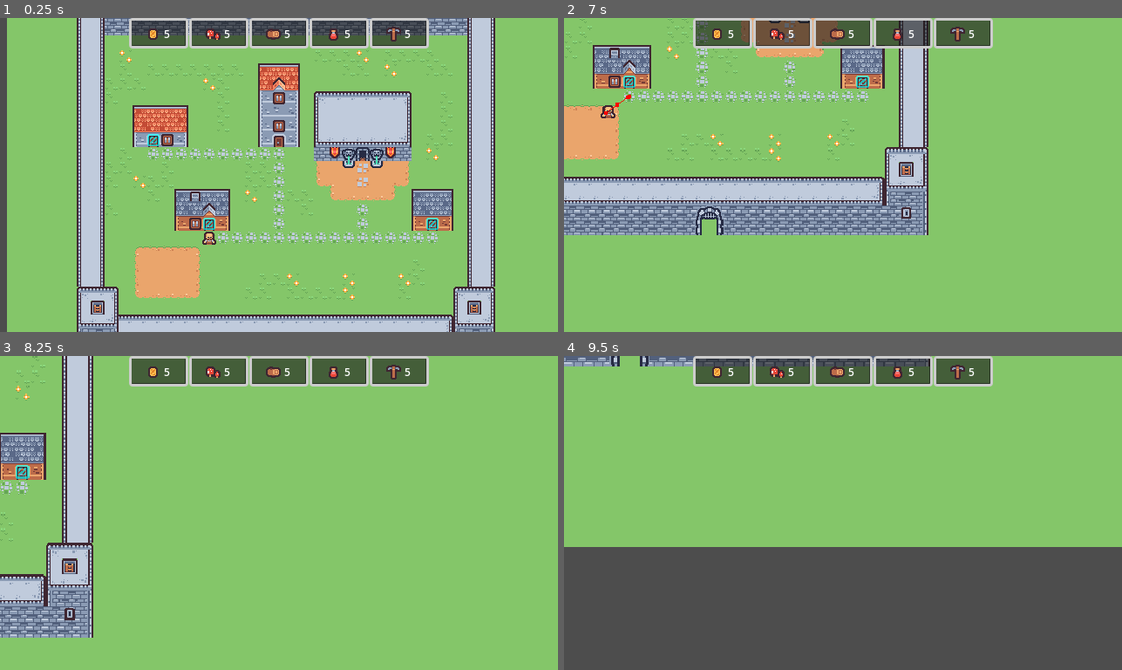
Above: before the commit, frames 1-4 (two rows, left to right).
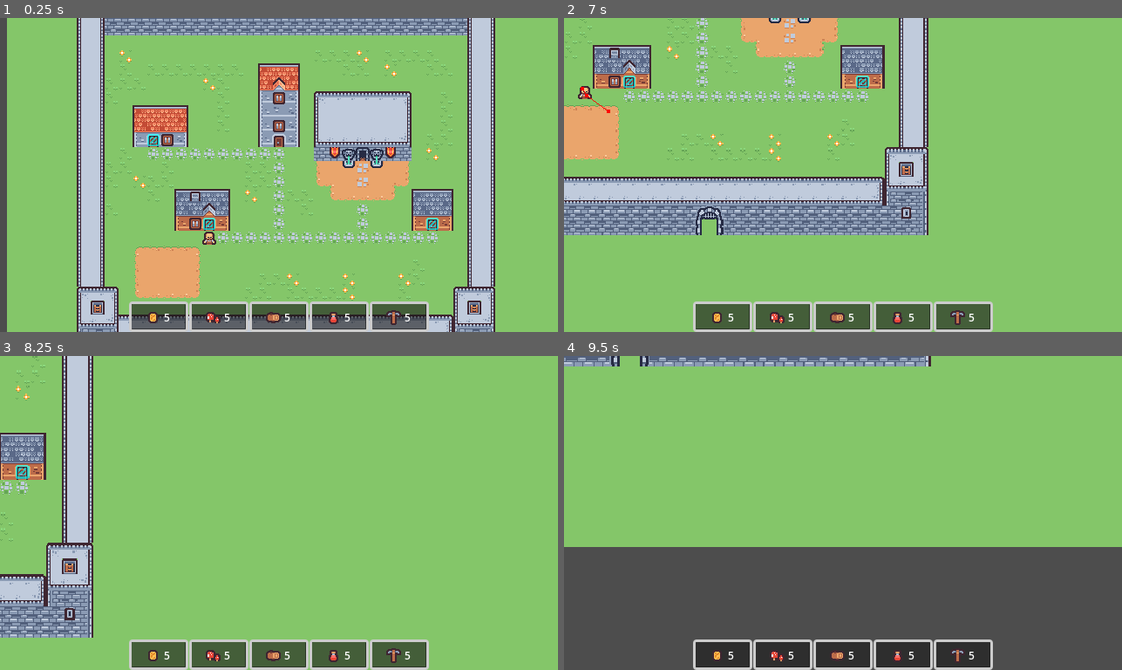
Above: after the commit, the same moments.

Repository: morie197/Cost-Village-SoloDevJam11
Game: Godot game, scene res://test_level2.tscn
The game is run twice, just before and just after one commit, with the same random seed, the same clock (stepped at 60 frames per second) and the same inputs.
Inputs (mouse positions are in pixels of both pictures, inside the frame that each line leads up to):
- Up to frame 1 (0.25 s): no input
- Up to frame 2 (7 s): tap Enter at 0.5, 3.5 s; move the mouse to (776, 237) at 0.52 s; hold D (right) 0.53-1.28 s; hold Mouse wheel down (zoom_in) 0.53-1.28 s; click (776, 237) at 0.67 s; move the mouse to (731, 190) at 1.27 s; hold S (down) 1.28-2.03 s; tap Mouse wheel up (zoom_out) every 1.5 s from 1.35 to 5.85 s; move the mouse to (898, 105) at 2.02 s; hold D (right) 2.03-2.78 s; hold Mouse wheel down (zoom_in) 2.03-2.78 s; tap Space at 2.75, 6.5 s; move the mouse to (815, 237) at 2.77 s; hold W (up) 2.78-3.53 s; click (815, 237) at 2.92 s; move the mouse to (1010, 222) at 3.52 s; hold Mouse wheel down (zoom_in) 3.53-4.28 s; hold A (left) 3.53-5.03 s; tap Q (debug) at 4.15 s; move the mouse to (675, 127) at 4.27 s; move the mouse to (870, 175) at 5.02 s; hold S (down) 5.03-5.78 s; hold Mouse wheel down (zoom_in) 5.03-5.78 s; click (870, 175) at 5.17 s; move the mouse to (759, 96) at 5.77 s; hold D (right) 5.78-6.53 s; move the mouse to (965, 159) at 6.52 s; hold W (up) from 6.53 s (still down); hold Mouse wheel down (zoom_in) from 6.53 s (still down)
- Up to frame 3 (8.25 s): move the mouse to (167, 528) at 7.27 s; release W (up) at 7.28 s; release Mouse wheel down (zoom_in) at 7.28 s; hold D (right) 7.28-8.03 s; tap Mouse wheel up (zoom_out) at 7.35 s; click (167, 528) at 7.42 s; move the mouse to (334, 443) at 8.02 s; hold S (down) from 8.03 s (still down); hold Mouse wheel down (zoom_in) from 8.03 s (still down)
- Up to frame 4 (9.5 s): move the mouse to (815, 575) at 8.77 s; release S (down) at 8.78 s; release Mouse wheel down (zoom_in) at 8.78 s; hold A (left) from 8.78 s (still down); tap Mouse wheel up (zoom_out) at 8.85 s

The runs differ from the first frame. In frame 1, 9.4% of the frame differs, in the area x 23-77%, y 0-100%; in frame 2, 10%; in frame 3, 10%; in frame 4, 10%.

Commit message:
[Add] Event system
Added an event system, taking events from a csv file, adding them to a dictionary, and randomly choosing an event, preferring unique events.

Diff:
--- a/npc.gd
+++ b/npc.gd
@@ -15,6 +15,10 @@
 @export var npc_home_name: String = "default"
 
 @onready var mouse_area = %mouse_area
+
+@onready var critical = %critical
+@onready var problem = %problem
+@onready var complaint = %complaint
 
 const NPC_UI = preload("uid://bxki08on743mw")
 
--- a/npc.tscn
+++ b/npc.tscn
@@ -2,6 +2,9 @@
 
 [ext_resource type="Script" uid="uid://bnux5no68v8bu" path="res://npc.gd" id="1_xxcha"]
 [ext_resource type="Texture2D" uid="uid://bkcj2fb7b0d3d" path="res://resources/civilian.tres" id="2_xxcha"]
+[ext_resource type="Texture2D" uid="uid://bwstmprttpr8j" path="res://assets/Style 3/emote_exclamation.png" id="3_bc6q4"]
+[ext_resource type="Texture2D" uid="uid://by5d7a7lxlmry" path="res://assets/Style 3/emote_exclamations.png" id="4_mcvl2"]
+[ext_resource type="Texture2D" uid="uid://cjs25ovx51xjl" path="res://assets/Style 3/emote_faceAngry.png" id="5_bc6q4"]
 
 [sub_resource type="RectangleShape2D" id="RectangleShape2D_xxcha"]
 size = Vector2(5, 5)
@@ -39,3 +42,39 @@
 
 [node name="CollisionShape2D" type="CollisionShape2D" parent="mouse_area" unique_id=1380445243]
 shape = SubResource("RectangleShape2D_kh24r")
+
+[node name="critical" type="TextureRect" parent="." unique_id=533345302]
+unique_name_in_owner = true
+visible = false
+z_index = 10
+offset_left = -16.0
+offset_top = -32.0
+offset_right = 16.0
+offset_bottom = -8.0
+texture = ExtResource("3_bc6q4")
+expand_mode = 1
+stretch_mode = 5
+
+[node name="problem" type="TextureRect" parent="." unique_id=110985953]
+unique_name_in_owner = true
+visible = false
+z_index = 10
+offset_left = -16.0
+offset_top = -32.0
+offset_right = 16.0
+offset_bottom = -8.0
+texture = ExtResource("4_mcvl2")
+expand_mode = 1
+stretch_mode = 5
+
+[node name="complaint" type="TextureRect" parent="." unique_id=1813001992]
+unique_name_in_owner = true
+visible = false
+z_index = 10
+offset_left = -16.0
+offset_top = -32.0
+offset_right = 16.0
+offset_bottom = -8.0
+texture = ExtResource("5_bc6q4")
+expand_mode = 1
+stretch_mode = 5
--- a/project.godot
+++ b/project.godot
@@ -18,6 +18,7 @@
 [autoload]
 
 GameManager="*uid://dt4pmqkigsao"
+EventManager="*uid://cto6xb3mc86ek"
 
 [display]
 
--- /dev/null
+++ b/resources/Jammmy - Sheet1.csv
@@ -0,0 +1,4 @@
+id,danger,text,is_choice,attributes
+distaste,safe,"{random} made a mean joke at {self} for the 5th time this week, and now {self} is upset at them.",FALSE,"{self},happiness -2"
+distaste,safe,Convince {random} to cut it out.,TRUE,"{self},happiness +1; gold -20"
+distaste,safe,Promise {random} a shiny new tool if they stop.,TRUE,"{random},happiness +2; tool -1"
--- /dev/null
+++ b/scripts/event_manager.gd
@@ -0,0 +1,112 @@
+extends Node
+
+var resource_path: String = "res://resources/Jammmy - Sheet1.csv"
+
+var events: Dictionary = {
+	"safe": {},
+	"problem":{},
+	"critical":{}
+
+}
+
+var event_chances: Dictionary = {
+	"safe": 90,
+	"problem": 10,
+	"critical": 0
+}
+
+var experienced_events: Dictionary = {
+	"safe": {},
+	"problem": {},
+	"critical": {}
+}
+
+func _unhandled_input(event):
+	if Input.is_action_just_pressed("debug"):
+		choose_random_event()
+
+# Called when the node enters the scene tree for the first time.
+func _ready():
+	create_event_dictionary()
+
+
+# Called every frame. 'delta' is the elapsed time since the previous frame.
+func _process(delta):
+	pass
+
+func create_event_dictionary():
+	var read = FileAccess.open(resource_path, FileAccess.READ)
+
+	read.get_csv_line()
+
+	while not read.eof_reached():
+		var line = read.get_csv_line()
+		var danger_level: String = line[1]
+		var danger_name: String = line[0]
+		var danger_text: String = line[2]
+		var is_choice: bool = false
+		if line[3].to_lower() == "true":
+			is_choice = true
+
+		var danger_attributes: Dictionary = {}
+		var attributes: Array = line[4].split(";")
+		for attribute in attributes:
+			var clean_attribute = attribute.strip_edges()
+			var parts: Array = clean_attribute.split(" ")
+			danger_attributes[parts[0]] = int(parts[1])
+
+		if not events.has(danger_level):
+			print("Unknown danger level: " + danger_level)
+
+		var danger_entry = {
+			"description": danger_text,
+			"attributes": danger_attributes
+		}
+
+		if events[danger_level].has(danger_name):
+			if is_choice:
+				if not events[danger_level][danger_name].has("choices"):
+					events[danger_level][danger_name]["choices"] = {}
+				var choices_length: int = events[danger_level][danger_name]["choices"].size()
+				events[danger_level][danger_name]["choices"][choices_length] = danger_entry
+			else:
+				print("Already danger with name: " + danger_name)
+
+		else:
+			events[danger_level][danger_name] = danger_entry
+
+func choose_random_event():
+	var safety_level: String
+	var cumulative_chance: int = 0
+	for chance in event_chances.values():
+		cumulative_chance += chance
+	var random_number: int = randi_range(1, cumulative_chance)
+	var cumulative_sum: int = 0
+	for level in event_chances:
+		cumulative_sum += event_chances[level]
+		if random_number <= cumulative_sum:
+			safety_level = level
+			break
+
+	if not events.has(safety_level):
+		print("No safety level with: " + safety_level)
+		return
+
+	if events[safety_level].size() == 0:
+		print("Empty safety level: " + safety_level)
+		return
+
+	var chosen_event
+
+	var unique_events: Array = events[safety_level].keys().filter(func(event) : return not experienced_events[safety_level].has(event))
+
+	if unique_events.size() == 0:
+		print("no unique events")
+		chosen_event = events[safety_level].keys()[randi_range(0, events[safety_level].size() - 1)]
+		return
+
+	var random_event_index: int = randi_range(0, unique_events.size() - 1)
+	chosen_event = unique_events[random_event_index]
+	experienced_events[safety_level][chosen_event] = 1
+
+	print(chosen_event)
--- a/scripts/game_manager.gd
+++ b/scripts/game_manager.gd
@@ -19,12 +19,12 @@
 
 signal time_change(new_time: int)
 
-func _unhandled_input(event):
-	if Input.is_action_just_pressed("debug"):
-		if paused:
-			unpause()
-		else:
-			pause()
+#func _unhandled_input(event):
+	#if Input.is_action_just_pressed("debug"):
+		#if paused:
+			#unpause()
+		#else:
+			#pause()
 
 
 # Called when the node enters the scene tree for the first time.
--- a/scripts/house_manager.gd
+++ b/scripts/house_manager.gd
@@ -25,7 +25,7 @@
 				house_name += str(houses_seen[house.house_name])
 			houses[house_name] = house
 
-	print(houses)
+	#print(houses)
 
 
 # Called every frame. 'delta' is the elapsed time since the previous frame.
--- a/ui.tscn
+++ b/ui.tscn
@@ -26,9 +26,16 @@
 [node name="ui" type="CanvasLayer" unique_id=1997515593]
 
 [node name="HBoxContainer" type="HBoxContainer" parent="." unique_id=509631000]
-anchors_preset = 10
-anchor_right = 1.0
+anchors_preset = 7
+anchor_left = 0.5
+anchor_top = 1.0
+anchor_right = 0.5
+anchor_bottom = 1.0
+offset_left = -172.0
+offset_top = -35.0
+offset_right = 172.0
 grow_horizontal = 2
+grow_vertical = 0
 alignment = 1
 
 [node name="HBoxContainer" type="HBoxContainer" parent="HBoxContainer" unique_id=1836108272]
Binary file added: assets/Style 3/emote__.png
Not shown, added: assets/Style 3/emote__.png.import
Binary file added: assets/Style 3/emote_alert.png
Not shown, added: assets/Style 3/emote_alert.png.import
Binary file added: assets/Style 3/emote_anger.png
Not shown, added: assets/Style 3/emote_anger.png.import
Binary file added: assets/Style 3/emote_bars.png
Not shown, added: assets/Style 3/emote_bars.png.import
Binary file added: assets/Style 3/emote_cash.png
Not shown, added: assets/Style 3/emote_cash.png.import
Binary file added: assets/Style 3/emote_circle.png
Not shown, added: assets/Style 3/emote_circle.png.import
(and 50 more such lines)
